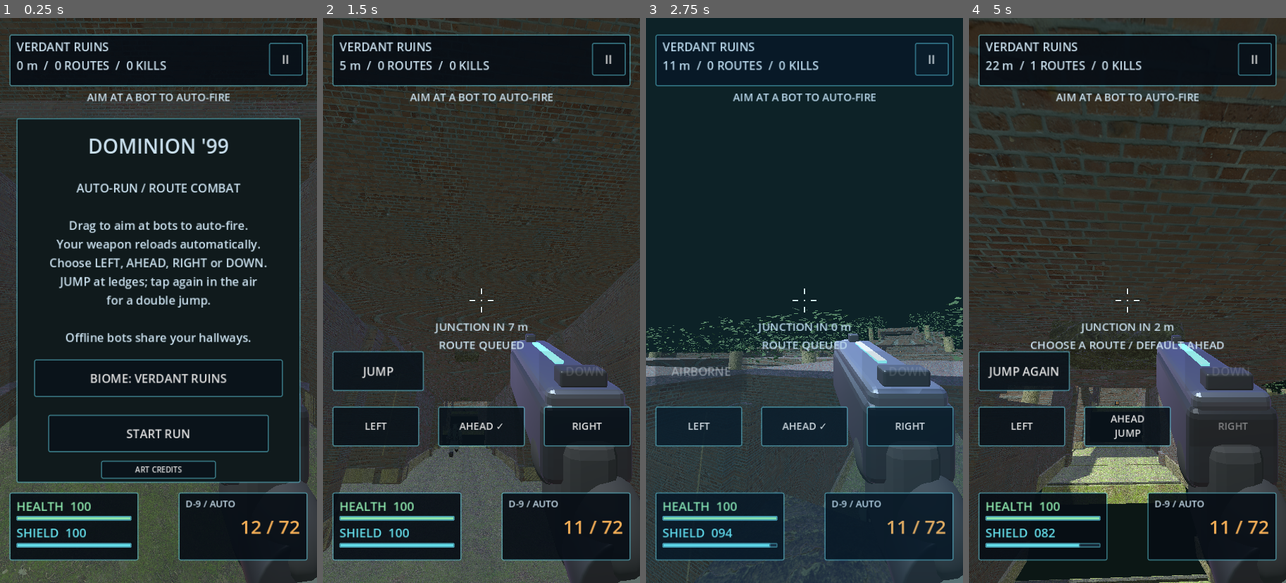
Above: before the commit, frames 1-4 (left to right).
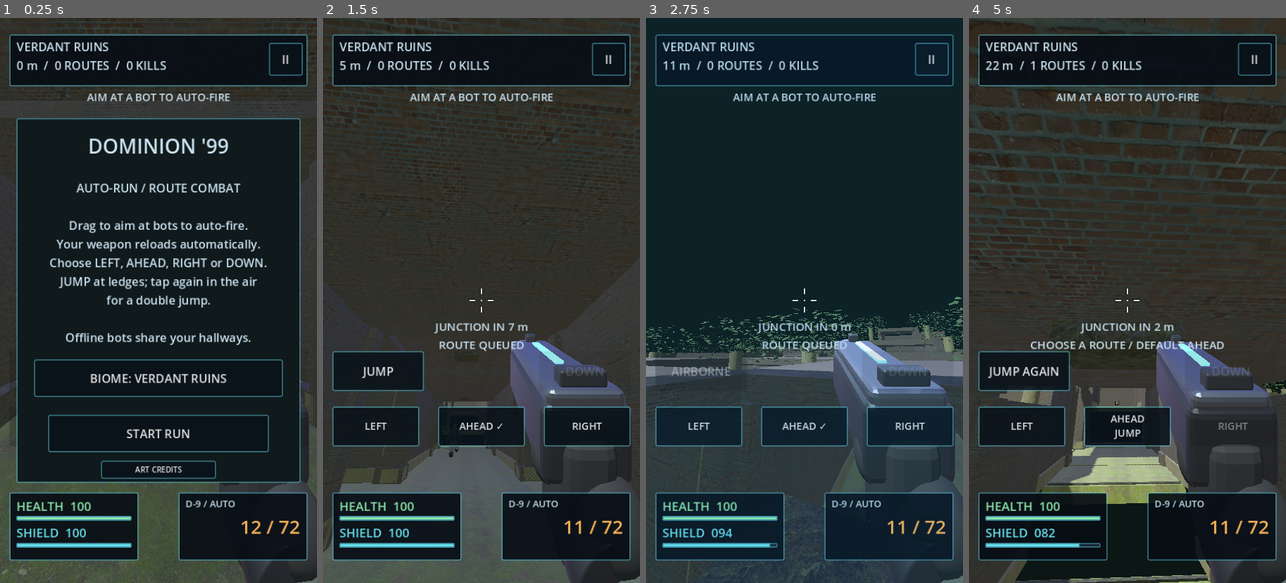
Above: after the commit, the same moments.

Repository: Tweeksterr91/dominion-99-lite
Game: Godot game, scene res://main.tscn
The game is run twice, just before and just after one commit, with the same random seed, the same clock (stepped at 60 frames per second) and the same inputs.
Inputs (mouse positions are in pixels of both pictures, inside the frame that each line leads up to):
- Up to frame 1 (0.25 s): no input
- Up to frame 2 (1.5 s): click "START RUN" at 0.5 s; tap Enter at 1.25 s; move the mouse to (497, 300) at 1.27 s; hold W from 1.28 s (still down); tap R at 1.35 s; click (497, 300) at 1.42 s
- Up to frame 3 (2.75 s): tap Space at 1.52 s; release W at 2 s; click "JUMP AGAIN" at 2 s
- Up to frame 4 (5 s): move the mouse to (1111, 300) at 2.77 s; hold W from 2.78 s (still down); tap R at 2.85, 3.6, 4.35 s; tap Space at 3.02, 4.52 s; move the mouse to (1133, 289) at 3.52 s; move the mouse to (1124, 311) at 4.27 s; click (1124, 311) at 4.42 s

The runs differ from the first frame. In frame 1, less than 0.1% of the frame differs, in the area x 0-100%, y 1-100%; in frame 2, 0.6%; in frame 3, 0.3%; in frame 4, 1.5%, in the area x 0-100%, y 37-100%.

Commit message:
Preserve mobile texture imports and align creature target bounds

Diff:
--- a/scripts/runner.gd
+++ b/scripts/runner.gd
@@ -471,6 +471,12 @@
 	col.shape = shape
 	col.position.y = 0.9
 	enemy.add_child(col)
+	var shoulder_hitbox := CollisionShape3D.new()
+	var torso := BoxShape3D.new()
+	torso.size = Vector3(1.25, 0.55, 0.55)
+	shoulder_hitbox.shape = torso
+	shoulder_hitbox.position.y = 1.16
+	enemy.add_child(shoulder_hitbox)
 	art.build_enemy(enemy)
 	if enemy.has_meta("animation"):
 		enemy.get_meta("animation").active = running
--- a/tests/runner_smoke.gd
+++ b/tests/runner_smoke.gd
@@ -95,6 +95,9 @@
  game.fire_left = 0
  game._tick_auto_fire()
  check(game.ammo == 11 and bot.get_meta("hp") == 66, "Automatic weapon path damages enemy")
+ game.camera.look_at(bot.global_position + Vector3(0.5, 1.16, 0))
+ check(game._target_enemy() == bot, "Target volume covers the imported creature's wider shoulders")
+ game.camera.rotation = Vector3.ZERO
  game.camera.rotation.y = 0.8
  check(game._target_enemy() == null, "No target lock away from enemy")
  var prior_ammo = game.ammo
Not shown, added: assets/models/warden_sinbad_body.png.import
Not shown, added: assets/models/warden_sinbad_clothes.png.import
Not shown, added: assets/textures/bark/albedo.jpg.import
Not shown, added: assets/textures/bark/normal.jpg.import
Not shown, added: assets/textures/bark/roughness.jpg.import
Not shown, added: assets/textures/earth/albedo.jpg.import
Not shown, added: assets/textures/earth/normal.jpg.import
Not shown, added: assets/textures/earth/roughness.jpg.import
Not shown, added: assets/textures/lighting/kiara_1_dawn_1k.hdr.import
Not shown, added: assets/textures/masonry/albedo.jpg.import
Not shown, added: assets/textures/masonry/normal.jpg.import
Not shown, added: assets/textures/masonry/roughness.jpg.import
(and 13 more such lines)
